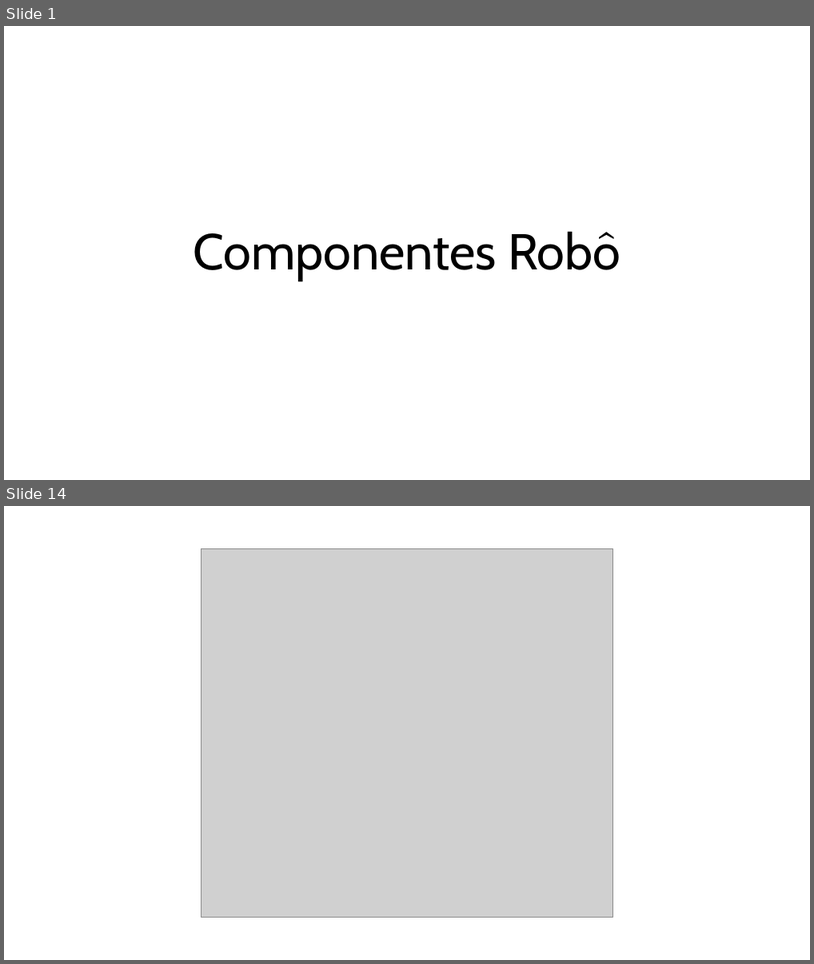
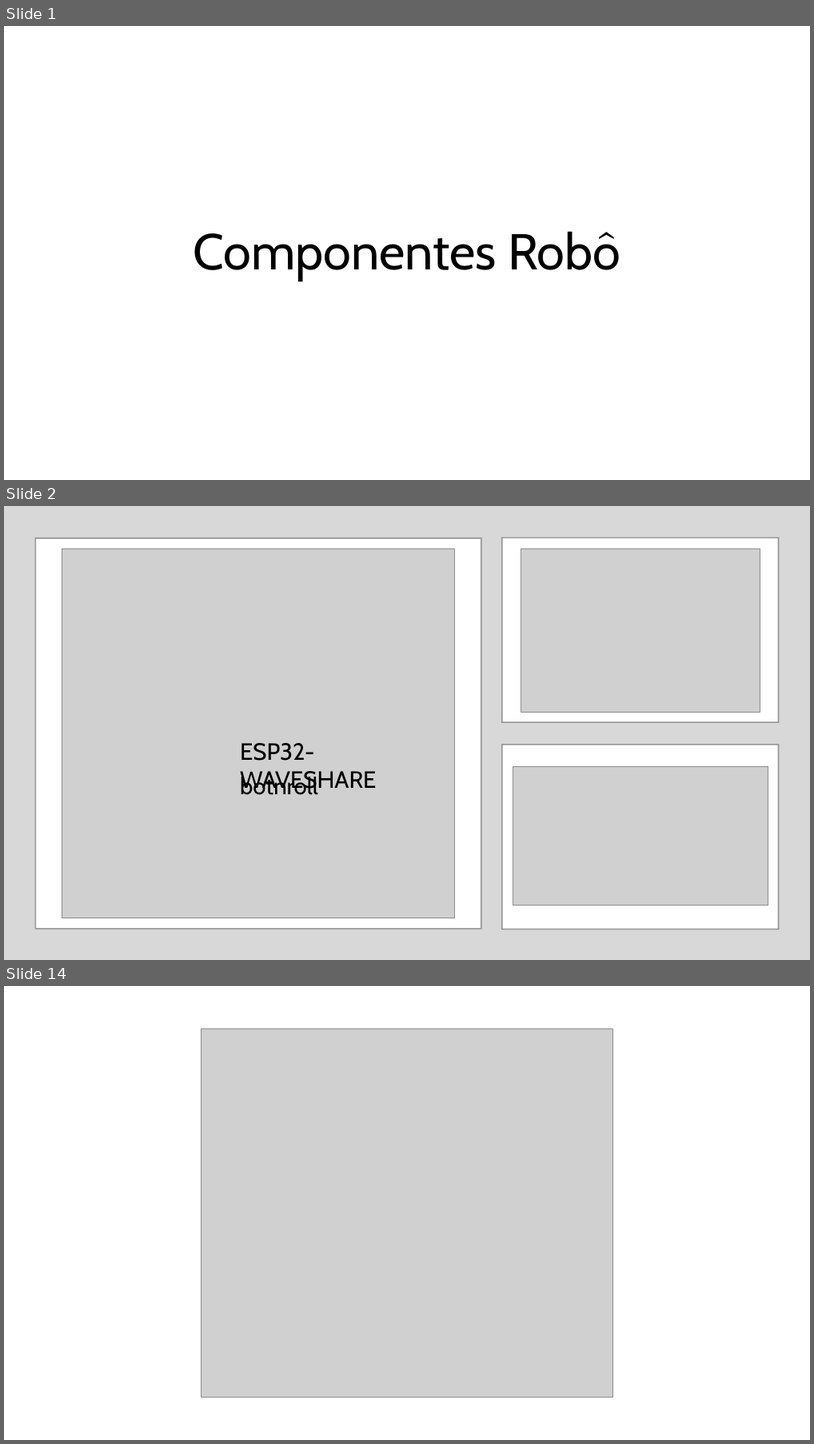
Before and after one commit to lg670/Dragster_Efanor26, a slide deck: Componentes_Robô.pptx. Shown one above the other, each under a label of ours: slides 1 and 14 before the commit, slides 1, 2 and 14 after it; the slides between them are not shown. The pictures are 814x964 and 814x1444 pixels, drawn with LibreOffice and Linux fonts; fonts in the diff are those of the drawing; grey boxes stand for pictures. Boxes give left, top, right and bottom in pixels: in the first picture for what was removed or moved away, otherwise in the second. Text is boxed around its words. In the diff, an @@ line names an element or a change of style, - is before the commit and + after.

```diff
--- a/Componentes_Robô.pptx
+++ b/Componentes_Robô.pptx
@@ slide 2 added at [4,506,810,960], background #FFFFFF @@
@@ rectangle added at [4,506,810,960], fill #808080 at 30% opacity @@
@@ rectangle added at [35,538,482,928], fill #FFFFFF, outline #808080 1.5 pt @@
@@ picture added at [62,549,455,917] @@
@@ rectangle added at [502,538,779,723], fill #FFFFFF, outline #808080 1.5 pt @@
@@ picture added at [522,548,760,712] @@
@@ text added at [240,743,376,793], 28 pt, text #000000 @@
+ESP32-WAVESHARE
@@ rectangle added at [502,744,779,929], fill #FFFFFF, outline #808080 1.5 pt @@
@@ picture added at [514,767,769,905] @@
@@ text added at [240,774,318,795], 28 pt, text #000000 @@
+botnroll
```
Also in this commit, not shown: 11 other slides added, 12 slides removed.
